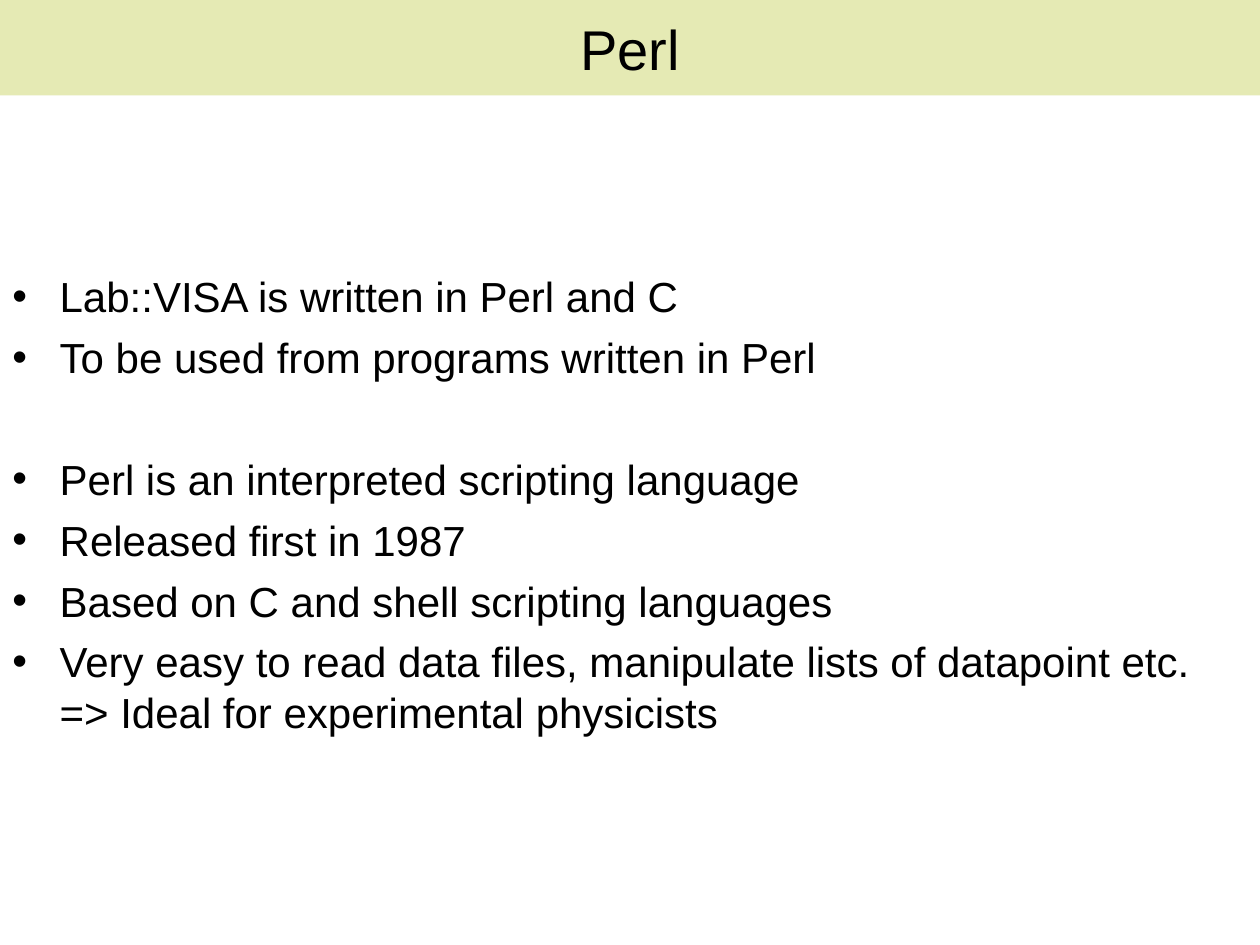
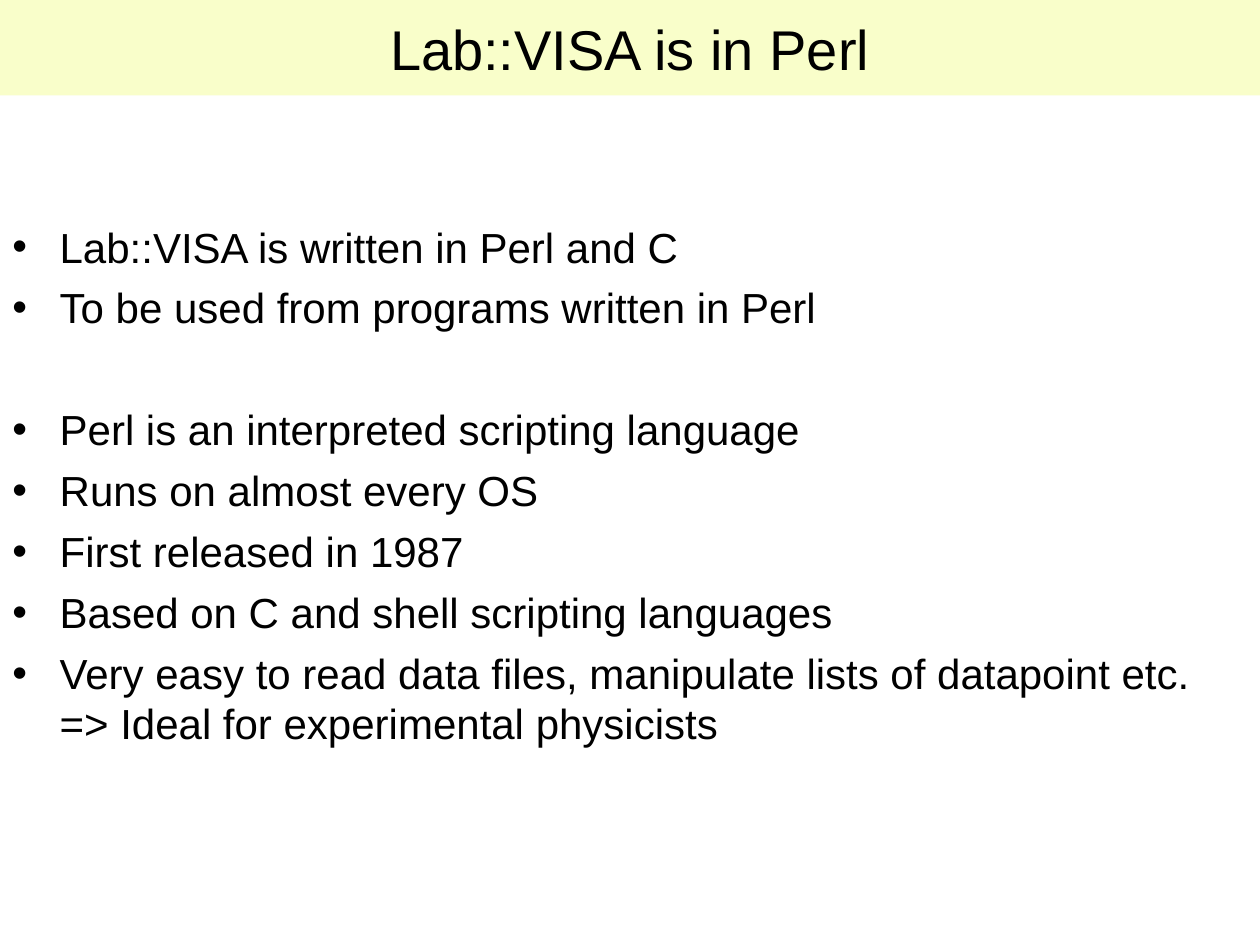
Before and after one commit to lab-measurement/Lab-Measurement, a slide deck: slide 3 of VISA/Tutorial/Talk/Lab-VISA.ppt. Drawn at 1260x945 pixels with LibreOffice and Linux fonts; fonts in the diff are those of the drawing. Boxes give left, top, right and bottom in pixels: in the first picture for what was removed or moved away, otherwise in the second. Text is boxed around its words. In the diff, an @@ line names an element or a change of style, - is before the commit and + after.

```diff
--- a/VISA/Tutorial/Talk/Lab-VISA.ppt
+++ b/VISA/Tutorial/Talk/Lab-VISA.ppt
@@ title "Lab::VISA is in Perl" at bbox=[0, 0, 1260, 96]: fill #E5EAB4 to #F9FECA @@
@@ title at bbox=[390, 29, 870, 71]: text changed @@
-Perl
+Lab::VISA is in Perl
@@ text "Lab::VISA is written in Perl ...": place and size @@
-text "Lab::VISA is written in Perl ..." at bbox=[60, 281, 1190, 736]
+text "Lab::VISA is written in Perl ..." at bbox=[60, 232, 1190, 748]
@@ text at bbox=[60, 475, 538, 568]: text changed @@
-• Released first in 1987
+• Runs on almost every OS
+• First released in 1987
```
Also in this commit, not shown: 7 other slides changed, 1 other file.
